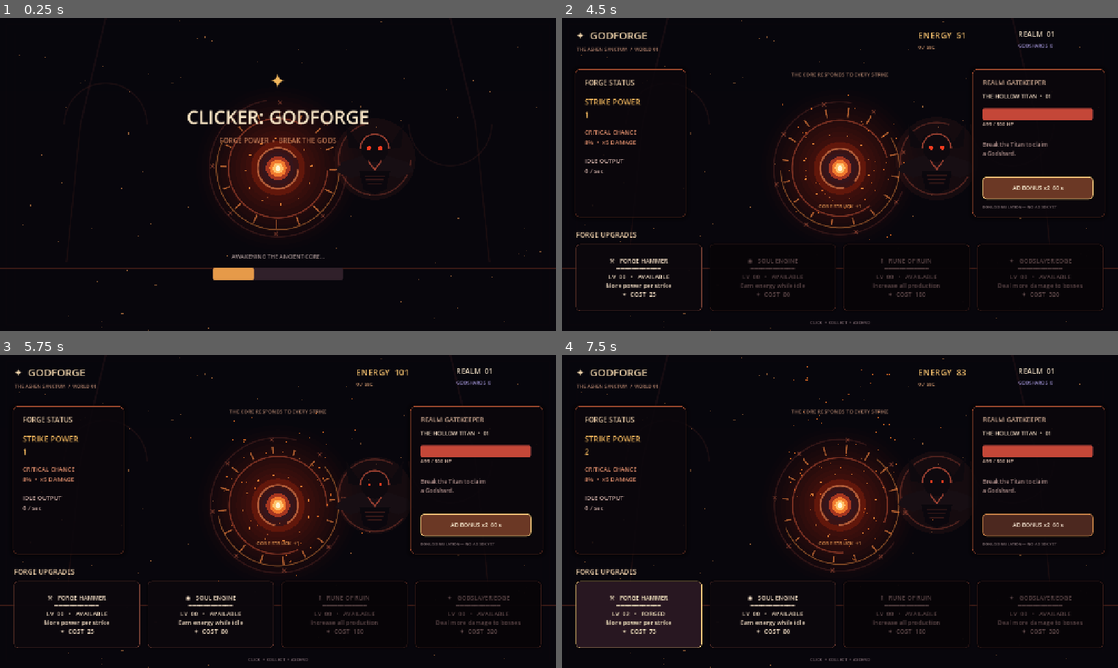
Above: before the commit, frames 1-4 (two rows, left to right).
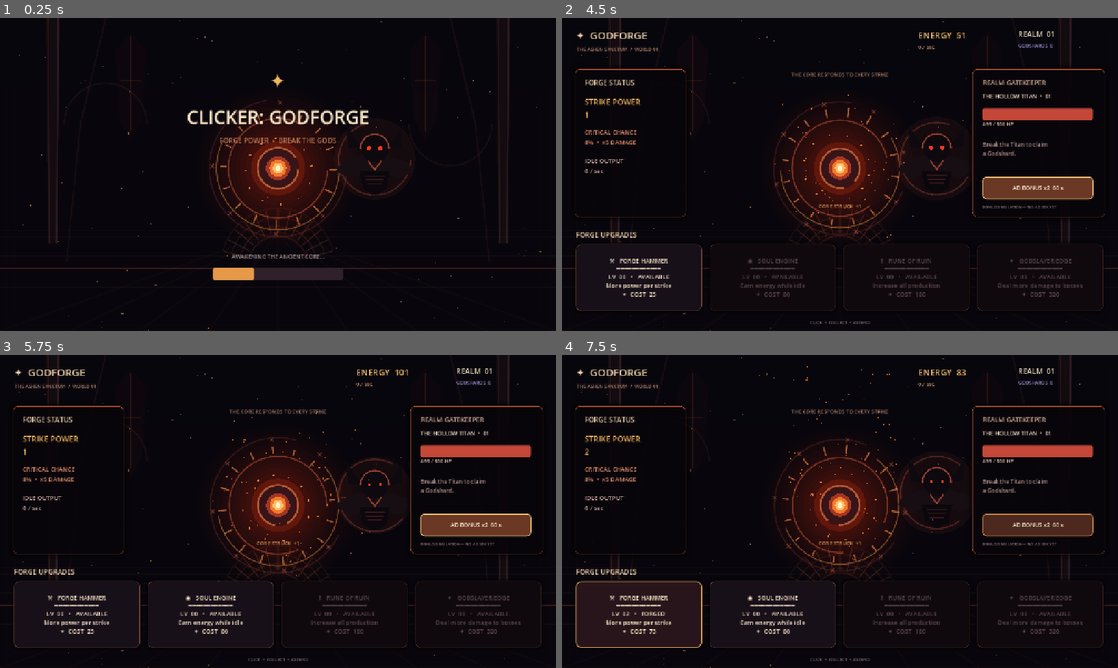
Above: after the commit, the same moments.

Repository: filesgloom-png/CLICKER-GODFORGE-
Game: Godot game, scene res://scenes/main.tscn
The game is run twice, just before and just after one commit, with the same random seed, the same clock (stepped at 60 frames per second) and the same inputs.
Inputs (mouse positions are in pixels of both pictures, inside the frame that each line leads up to):
- Up to frame 1 (0.25 s): no input
- Up to frame 2 (4.5 s): click "BEGIN ASCENSION" at 2.75 s; click (840, 158) at 3.5 s; click "REWARDED AD x2 (DEMO)" at 4.25 s
- Up to frame 3 (5.75 s): click "AD BONUS x2 60 s" at 5 s
- Up to frame 4 (7.5 s): click "⚒ FORGE HAMMER ━━━━━━━━━━━━ L…" at 5.75 s; click "AD BONUS x2 59 s" at 6.5 s; click "⚒ FORGE HAMMER ━━━━━━━━━━━━ L…" at 7.25 s

The runs differ from the first frame. In frame 1, 1.1% of the frame differs, in the area x 8-92%, y 0-77%; in frame 2, 0.5%; in frame 3, 0.5%; in frame 4, 0.7%.

Commit message:
Build a richer dark fantasy sanctum and premium upgrade cards

Diff:
--- a/scripts/game.gd
+++ b/scripts/game.gd
@@ -87,6 +87,7 @@
 	for y in range(0, int(size.y), 3):
 		var t := float(y) / maxf(size.y, 1.0)
 		draw_rect(Rect2(0, y, size.x, 3), Color(0.15, 0.045, 0.065, 0.018 + t * 0.025))
+	_draw_sanctum_architecture(size)
 	# Distant ruined cathedral ribs and stained-glass glow.
 	for side in [-1.0, 1.0]:
 		var x: float = size.x * (0.5 + float(side) * 0.31)
@@ -153,6 +154,45 @@
 		var inset := float(i) * 7.0
 		draw_rect(Rect2(inset, inset, size.x - inset * 2.0, size.y - inset * 2.0), Color(0.22, 0.08, 0.1, 0.045), false, 1.0)
 
+func _draw_sanctum_architecture(size: Vector2) -> void:
+	# Tall broken pillars and narrow stained-glass windows frame the forge without covering the HUD.
+	for side in [-1.0, 1.0]:
+		var pillar_x: float = size.x * (0.5 + side * 0.405)
+		var pillar_color := Color(0.075, 0.045, 0.06, 0.9)
+		draw_colored_polygon(PackedVector2Array([
+			Vector2(pillar_x - 16.0, 0.0), Vector2(pillar_x + 16.0, 0.0),
+			Vector2(pillar_x + 10.0, size.y * 0.72), Vector2(pillar_x - 11.0, size.y * 0.72)
+		]), pillar_color)
+		draw_line(Vector2(pillar_x - 11.0, 0.0), Vector2(pillar_x - 8.0, size.y * 0.72), Color(0.58, 0.27, 0.2, 0.22), 2.0, true)
+		draw_line(Vector2(pillar_x + 12.0, 0.0), Vector2(pillar_x + 9.0, size.y * 0.72), Color(0.22, 0.13, 0.16, 0.7), 3.0, true)
+		var glass_x: float = size.x * (0.5 + side * 0.265)
+		var glass_alpha: float = 0.035 + 0.018 * absf(sin(pulse * 0.55 + side))
+		draw_colored_polygon(PackedVector2Array([
+			Vector2(glass_x, 32.0), Vector2(glass_x + side * 35.0, 74.0),
+			Vector2(glass_x + side * 27.0, size.y * 0.32), Vector2(glass_x, size.y * 0.39),
+			Vector2(glass_x - side * 27.0, size.y * 0.32), Vector2(glass_x - side * 35.0, 74.0)
+		]), Color(0.5, 0.12, 0.16, glass_alpha))
+		draw_line(Vector2(glass_x, 42.0), Vector2(glass_x, size.y * 0.36), Color(0.82, 0.39, 0.24, 0.13), 1.5, true)
+		draw_line(Vector2(glass_x - 24.0, size.y * 0.2), Vector2(glass_x + 24.0, size.y * 0.2), Color(0.82, 0.39, 0.24, 0.1), 1.0, true)
+	# Perspective seams and a rune-etched dais ground the core in a physical chamber.
+	var horizon_y: float = size.y * 0.68
+	for i in range(9):
+		var floor_x: float = size.x * float(i) / 8.0
+		draw_line(Vector2(size.x * 0.5, horizon_y), Vector2(floor_x, size.y), Color(0.42, 0.2, 0.17, 0.085), 1.0, true)
+	for i in range(5):
+		var depth: float = float(i) / 4.0
+		var floor_y: float = lerpf(horizon_y, size.y, depth * depth)
+		draw_line(Vector2(0.0, floor_y), Vector2(size.x, floor_y), Color(0.42, 0.2, 0.17, 0.07 + depth * 0.035), 1.0, true)
+	var dais_center := Vector2(size.x * 0.5, size.y * 0.79)
+	for i in range(4):
+		var radius: float = 68.0 + float(i) * 21.0
+		draw_arc(dais_center, radius, PI * 1.08, PI * 1.92, 64, Color(0.76, 0.34, 0.19, 0.17 - float(i) * 0.025), 1.5, true)
+	for i in range(13):
+		var a: float = PI * 1.08 + PI * 0.84 * float(i) / 12.0
+		var inner := dais_center + Vector2(cos(a), sin(a)) * 74.0
+		var outer := dais_center + Vector2(cos(a), sin(a)) * 128.0
+		draw_line(inner, outer, Color(0.86, 0.43, 0.22, 0.19), 1.2, true)
+
 func _draw_boss_portrait(center: Vector2, stage: int) -> void:
 	var bob: float = sin(pulse * 1.35 + float(stage)) * 4.0
 	var c: Color = Color("#b64b37")
@@ -318,6 +358,28 @@
 	for i in range(4):
 		var index := i
 		var card := _button("", Vector2(card_x[i], 520), Vector2(290, 154), false)
+		var card_normal := StyleBoxFlat.new()
+		card_normal.bg_color = Color("#171019")
+		card_normal.border_color = Color("#694032")
+		card_normal.set_border_width_all(1)
+		card_normal.set_corner_radius_all(12)
+		card_normal.shadow_color = Color(0.0, 0.0, 0.0, 0.48)
+		card_normal.shadow_size = 9
+		card_normal.content_margin_left = 14
+		card_normal.content_margin_right = 14
+		card_normal.content_margin_top = 12
+		card_normal.content_margin_bottom = 12
+		var card_hover := card_normal.duplicate() as StyleBoxFlat
+		card_hover.bg_color = Color("#28151c")
+		card_hover.border_color = Color("#e2a45b")
+		card_hover.set_border_width_all(2)
+		var card_pressed := card_normal.duplicate() as StyleBoxFlat
+		card_pressed.bg_color = Color("#0d0910")
+		card_pressed.border_color = Color("#a84d35")
+		card.add_theme_stylebox_override("normal", card_normal)
+		card.add_theme_stylebox_override("hover", card_hover)
+		card.add_theme_stylebox_override("pressed", card_pressed)
+		card.add_theme_stylebox_override("disabled", card_normal)
 		card.add_theme_font_size_override("font_size", 14)
 		card.add_theme_color_override("font_color", Color("#f4dfc5"))
 		card.add_theme_color_override("font_hover_color", Color("#fff0c9"))
@@ -426,12 +488,12 @@
 	panel.position = pos
 	panel.size = size
 	var style := StyleBoxFlat.new()
-	style.bg_color = Color(0.045, 0.028, 0.05, 0.78)
-	style.border_color = Color(0.62, 0.29, 0.18, 0.86)
+	style.bg_color = Color(0.035, 0.022, 0.042, 0.91)
+	style.border_color = Color(0.62, 0.29, 0.18, 0.92)
 	style.set_border_width_all(1)
 	style.set_corner_radius_all(10)
-	style.shadow_color = Color(0, 0, 0, 0.42)
-	style.shadow_size = 12
+	style.shadow_color = Color(0, 0, 0, 0.55)
+	style.shadow_size = 14
 	panel.add_theme_stylebox_override("panel", style)
 	add_child(panel)
 	return panel
@@ -458,8 +520,10 @@
 	var hover := normal.duplicate() as StyleBoxFlat
 	hover.bg_color = Color("#6b3825") if gold else Color("#281721")
 	hover.border_color = Color("#ffd080")
+	hover.set_border_width_all(2)
 	var pressed := normal.duplicate() as StyleBoxFlat
 	pressed.bg_color = Color("#26131a")
+	pressed.border_color = Color("#b75a3b")
 	button.add_theme_stylebox_override("normal", normal)
 	button.add_theme_stylebox_override("hover", hover)
 	button.add_theme_stylebox_override("pressed", pressed)
